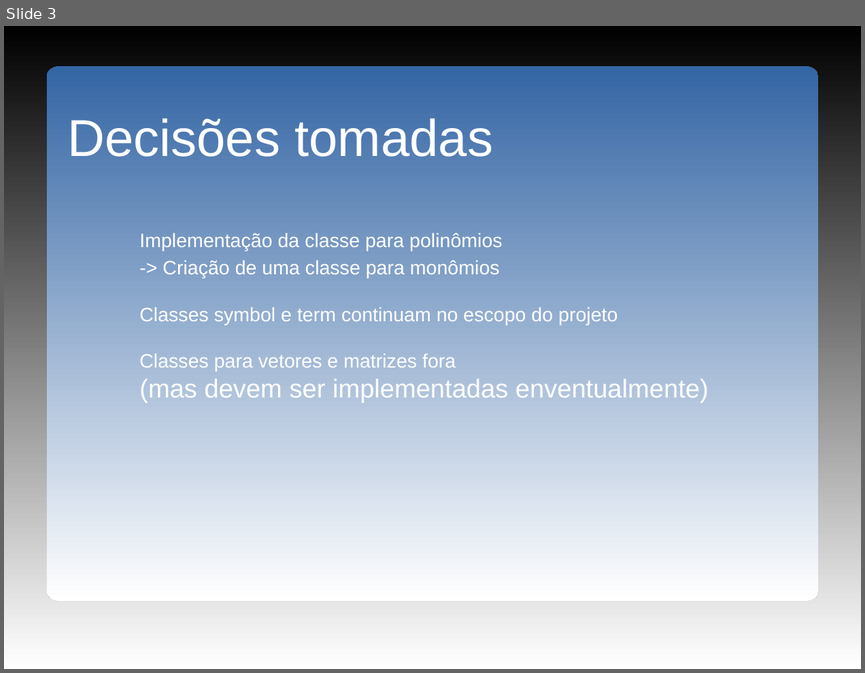
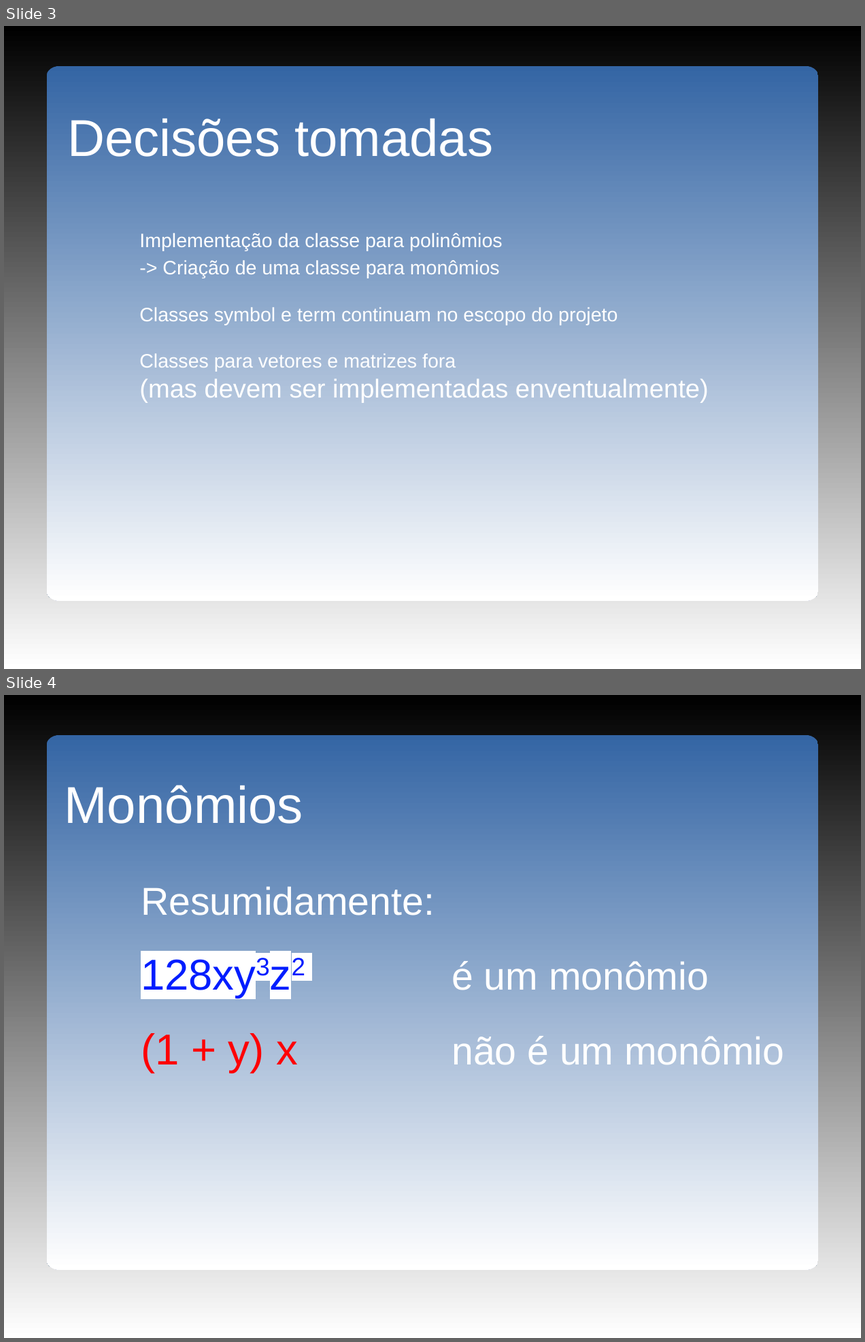
Before and after one commit to ArthurCarmo/mini-cas, a slide deck: doc/pmini-cas05.odp. Shown one above the other, each under a label of ours: slide 3 before the commit, slides 3 and 4 after it. The pictures are 865x673 and 865x1342 pixels, drawn with LibreOffice and Linux fonts; fonts in the diff are those of the drawing; background and template pictures are left out. Boxes give left, top, right and bottom in pixels: in the first picture for what was removed or moved away, otherwise in the second. Text is boxed around its words. In the diff, an @@ line names an element or a change of style, - is before the commit and + after.

```diff
--- a/doc/pmini-cas05.odp
+++ b/doc/pmini-cas05.odp
@@ slide 4 added at (x1=4, y1=695, x2=861, y2=1338), background gradient #000000 to #FFFFFF; not listed: 1 template element that a slide beside it also shows @@
@@ text added at (x1=65, y1=785, x2=303, y2=824), 48 pt, text #FFFFFF @@
+Monômios
@@ text added at (x1=141, y1=886, x2=784, y2=1072), 36 pt, text #FFFFFF @@
+Resumidamente:
+128xy3z2 é um monômio
+(1 + y) x não é um monômio
```
Also in this commit, not shown: 4 other slides added, 1 slide removed, 39 other files.
